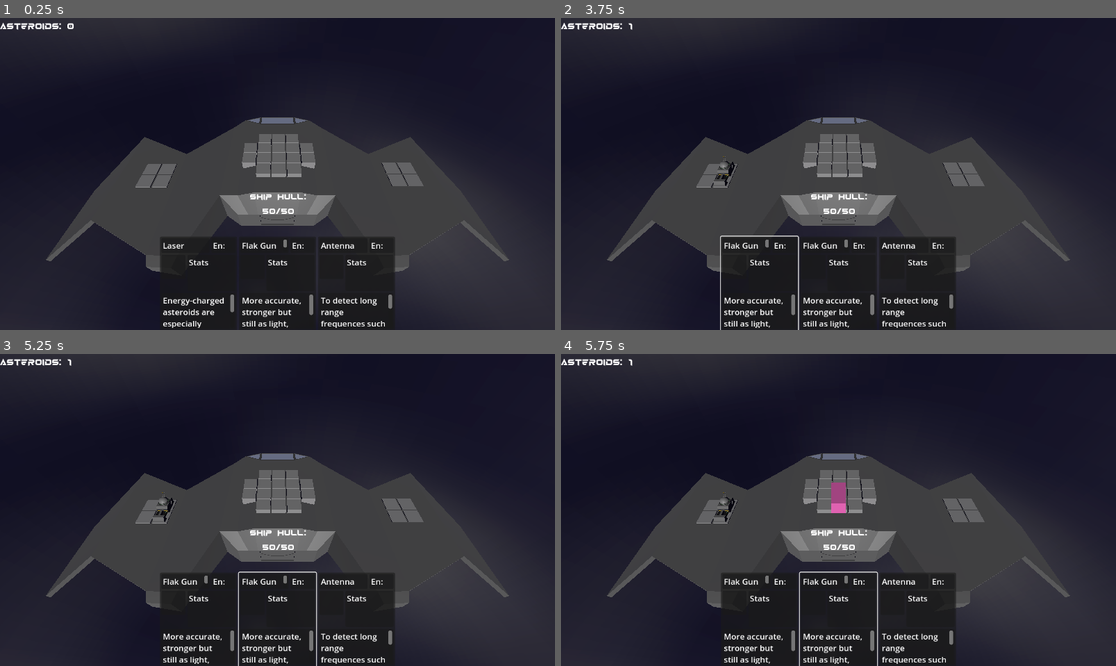
Above: before the commit, frames 1-4 (two rows, left to right).
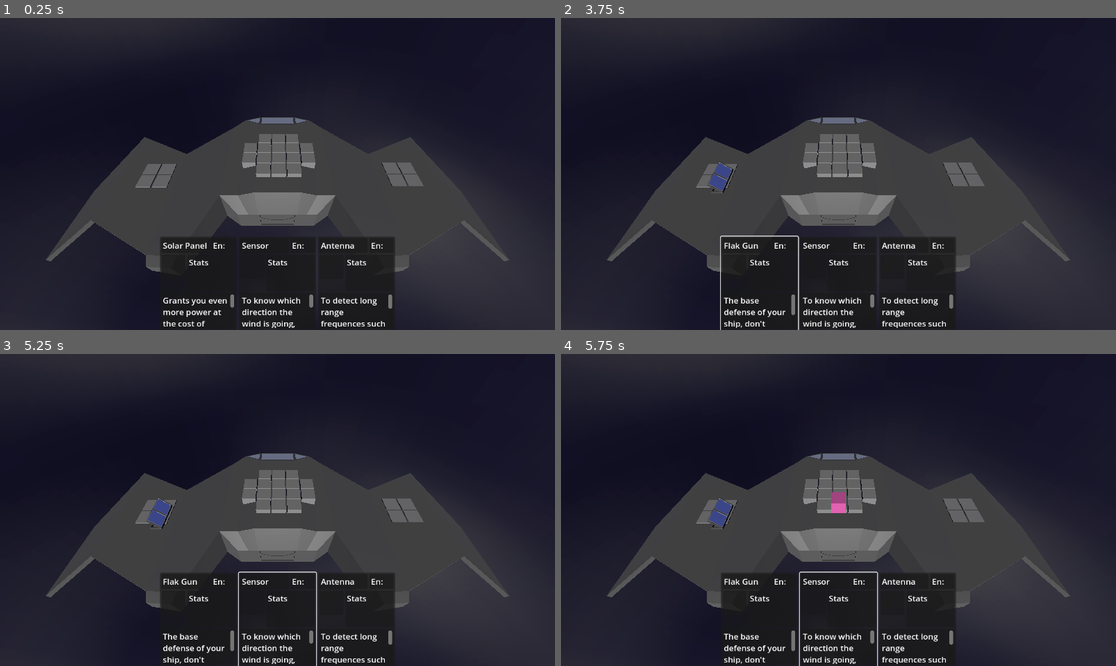
Above: after the commit, the same moments.

Repository: Xwilarg/LudumDare54
Game: Godot game, scene res://Scenes/Main.tscn
Two runs of this game, one before a commit and one after it. Both use one fixed random seed, a clock stepped at 60 frames per second and the inputs below. Video files are missing from this copy of the repository; at most half a second of black plays in their place.
Inputs (mouse positions are in pixels of both pictures, inside the frame that each line leads up to):
- Up to frame 1 (0.25 s): no input
- Up to frame 2 (3.75 s): click (760, 283) at 0.52 s; click (760, 283) at 1.27 s; click (760, 283) at 2.02 s; tap Enter at 2.75 s; move the mouse to (960, 158) at 2.77 s; click (960, 158) at 2.92 s; tap Space at 3.5 s; move the mouse to (727, 189) at 3.52 s; click (727, 189) at 3.67 s
- Up to frame 3 (5.25 s): tap Enter at 4.25 s; move the mouse to (333, 441) at 4.27 s; click (333, 441) at 4.42 s; tap Space at 5 s; move the mouse to (249, 572) at 5.02 s; click (249, 572) at 5.17 s
- Up to frame 4 (5.75 s): no input

The runs differ from the first frame. In frame 1, 1.3% of the frame differs, in the area x 0-57%, y 1-100%; in frame 2, 1.4%; in frame 3, 1.4%; in frame 4, 1.5%.

Commit message:
Implement sensor

Diff:
--- a/Cards/MainDeck.json
+++ b/Cards/MainDeck.json
@@ -36,6 +36,15 @@
 		"energyCost": 5
 	},
 	{
+		"name": "sensor",
+		"model": "sensor",
+		"size": "S1",
+		"effects": {
+			"SEN": 1
+		},
+		"energyCost": 5
+	},
+	{
 		"name": "flak1",
 		"model": "size1Gun",
 		"size": "S1",
@@ -58,7 +67,7 @@
 		"energyCost": 15
 	},
 	{
-		"name": "laser",
+		"name": "laser1",
 		"model": "size2Guns",
 		"size": "S2",
 		"effects": {
@@ -69,7 +78,7 @@
 		"energyCost": 15
 	},
 	{
-		"name": "missile",
+		"name": "missile1",
 		"model": "size2Guns",
 		"size": "S2",
 		"effects": {
--- a/Scenes/Main.tscn
+++ b/Scenes/Main.tscn
@@ -106,11 +106,14 @@
 fit_content = true
 
 [node name="NbAsteroids" type="RichTextLabel" parent="UI"]
-layout_mode = 0
-offset_right = 250.0
-offset_bottom = 61.0
+layout_mode = 1
+anchors_preset = 10
+anchor_right = 1.0
+offset_bottom = 163.0
+grow_horizontal = 2
 theme_override_fonts/normal_font = ExtResource("3_m0x2s")
 bbcode_enabled = true
+text_direction = 2
 
 [node name="AsteroidManager" type="Node" parent="." node_paths=PackedStringArray("spaceship")]
 script = ExtResource("6_r6njy")
--- a/Scripts/CardManager.gd
+++ b/Scripts/CardManager.gd
@@ -91,7 +91,7 @@
 	if vidCount > 0:
 		var player: VideoStreamPlayer = get_node("/root/Root/UI/AspectRatioContainer/VideoStreamPlayer")
 		vidCount -= 1
-		if vidCount >= len(catVideo): vidCount = len(catVideo) - 1
+		if vidCount >= len(catVideo): vidCount = GameManager.rng.randi_range(0, len(catVideo) - 1) # If level is bigger than chicken level we just take a random animal
 		var arr = catVideo[vidCount]
 		var rand = GameManager.rng.randi_range(0, len(arr) - 1)
 		get_node("/root/Root/UI/AspectRatioContainer").ratio = aspect_ratio[vidCount][rand]
--- a/Scripts/Deck/Card.gd
+++ b/Scripts/Deck/Card.gd
@@ -12,6 +12,7 @@
 	elif json.model == "satelliteDish": model = preload("res://Models/satelliteDish.glb")
 	elif json.model == "navConsole": model = preload("res://Models/navConsole.glb")
 	elif json.model == "solarPanel": model = preload("res://Models/solarPanel.glb")
+	elif json.model == "sensor": model = preload("res://Models/sensor.glb")
 	else: print("Unknown model " + json.model)
 
 	if json.size == "S1":
--- a/Scripts/GameManager.gd
+++ b/Scripts/GameManager.gd
@@ -57,13 +57,30 @@
 			hintObject.global_position = result.position
 
 	# update UI
-	var spaceship = get_node("/root/Root/spaceship")
-	var hp_text = "[center]Ship Hull:\n" + str(spaceship.current_hp) + "/" + str(spaceship.max_hp) + "[/center]"
-	get_node("/root/Root/UI/ShipHP").text = hp_text
+	var info_level = CardManager.sum(CardManager.get_effect("SEN"))
+	var text = ""
 
-	var asteroids = get_node("/root/Root/AsteroidManager").get_all_asteroids()
-	var asteroids_text = "Asteroids: " + str(len(asteroids))
-	get_node("/root/Root/UI/NbAsteroids").text = asteroids_text
+	if info_level > 0: # Ship HP
+		var spaceship = get_node("/root/Root/spaceship")
+		#var hp_text = "[center]" + tr("SHIP_HULL") + ":\n" + str(spaceship.current_hp) + "/" + str(spaceship.max_hp) + "[/center]"
+		#get_node("/root/Root/UI/ShipHP").text = hp_text
+		text += tr("SHIP_HULL") + tr("COLON") + " " + str(spaceship.current_hp) + "/" + str(spaceship.max_hp) + "\n\n"
+
+	if info_level > 1: # Energy
+		var asteroids = get_node("/root/Root/AsteroidManager").get_all_asteroids()
+		text += tr("ENERGY") + tr("COLON") + " " + str(CardManager._energy_max - CardManager._energy_used) + "/" + str(CardManager._energy_max) + "\n\n"
+
+	if info_level > 2: # Attack power
+		text += tr("ATTACK_POWER") + tr("COLON") + "\n"
+		text += tr("GRN_DMG") + tr("COLON") + " " + str(CardManager.sum(CardManager.get_effect("ATK_GRN"))) + "\n"
+		text += tr("BLU_DMG") + tr("COLON") + " " + str(CardManager.sum(CardManager.get_effect("ATK_BLU"))) + "\n"
+		text += tr("RED_DMG") + tr("COLON") + " " + str(CardManager.sum(CardManager.get_effect("ATK_RED")))
+		text += "\n\n"
+
+	if info_level > 3: pass
+	#var asteroids = get_node("/root/Root/AsteroidManager").get_all_asteroids()
+	#var asteroids_text = "Asteroids: " + str(len(asteroids))
+	get_node("/root/Root/UI/NbAsteroids").text = text
 
 func _input(event):
 	if event is InputEventMouseButton and event.pressed and event.button_index == 1 and _selected_card != null:
--- a/Translations/text.csv
+++ b/Translations/text.csv
@@ -3,10 +3,10 @@
 FLAK1_DESC;The base defense of your ship, don't forget the London treaty!;La défense de base de votre navire, n'oubliez pas le traité de Londres !
 FLAK2_NAME;Flak Gun Mk2;Canon anti-aérien Mk2
 FLAK2_DESC;More accurate, stronger but still as light, George V would be proud!;Plus précis, plus fort, mais tout aussi léger, George V serait fier!
-LASER_NAME;Laser;Laser
-LASER_DESC;Energy-charged asteroids are especially crunchy when you put more energy in them;Les asteroides chargé en énergie sont super-croustillant quand on met encore plus d'energie à l'intérieur
-MISSILE_NAME;Missile Launcher;Lance-missile
-MISSILE_DESC;Some asteroids are filled with gaz, don't forget to shout 'tamaya' when blowing them up;Certains astéroides sont rempli de gaz, n'oubliez pas de crier 'tamaya' quand ils explosent
+LASER1_NAME;Laser;Laser
+LASER1_DESC;Energy-charged asteroids are especially crunchy when you put more energy in them;Les asteroides chargé en énergie sont super-croustillant quand on met encore plus d'energie à l'intérieur
+MISSILE1_NAME;Missile Launcher;Lance-missile
+MISSILE1_DESC;Some asteroids are filled with gaz, don't forget to shout 'tamaya' when blowing them up;Certains astéroides sont rempli de gaz, n'oubliez pas de crier 'tamaya' quand ils explosent
 BATTERY_NAME;Battery;Batterie
 BATTERY_DESC;Use the power of lithium so you can have both thermo-nuclear weapons and a coffee machine;Utilise le pouvoir du lithium pour que vous puissiez avoir à la fois des armes thermo-nucléaire et une machine à café
 ANTENNA_NAME;Antenna;Antenne
@@ -15,6 +15,8 @@
 OVERCLOCK_DESC;Increase the voltage of all your device, making them more efficient with little to no risk;Augmente le voltage de tous vos appareils, les rendant plus efficace avec presque aucun risque
 SOLARPANEL_NAME;Solar Panel;Panneau Solaire
 SOLARPANEL_DESC;Grants you even more power at the cost of having to clean off every 2 days the dust from the asteroids you keep destroying;Vous donne encore plus de puissance au cout de devoir les nettoyer tous les 2 jours de la poussière de tous les astéroides que vous détruisez
+SENSOR_NAME;Sensor;Capteur
+SENSOR_DESC;To know which direction the wind is going, wet your finger and see where it's breezy, the sensor however doesn't use this tip to know that;Pour savoir dans quel direction va le vent mouillez votre doigt et voyez où vous avez froid, le capteur n'utilise cependant pas cette astuce pour le savoir
 
 EFF_ATK_RED;Damage red asteroids by %1 of their HP per seconds;Inflige des dégats aux astéroides rouges de %1 de leur PV par secondes
 EFF_ATK_GRN;Damage green asteroids by %1 of their HP per seconds;Inflige des dégats aux astéroides verts de %1 de leur PV par secondes
@@ -22,3 +24,14 @@
 EFF_ENG;Increase your ship energy by %1;Augmente l'énergie de votre vaisseau par %1
 EFF_VID;Watch animal videos;Regarde des vidéos d'animaux
 EFF_SPD;Increase your firerate by %1%;Augmentera votre vitesse de tir par %1%
+EFF_SEN;Display more information about your ship and its surroundings;Affiche plus d'information à propos du vaisseau et ses environs
+
+SHIP_HULL;Ship Hull;Coque du vaisseau
+ASTEROIDS;Asteroids;Astéroides
+ENERGY;Energy;Energie
+ATTACK_POWER;Attack Power;Puissance de feu
+COLON;:; :
+
+GRN_DMG;Firearm Damage;Dégats d'arme à feu
+BLU_DMG;Energy Damage;Dégats d'énergie
+RED_DMG;Explosive Damage;Dégats d'explosion
